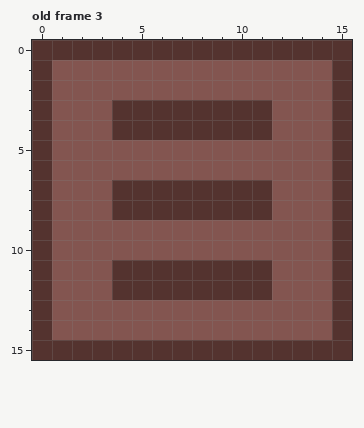
Pixel-art file: public/sheet.aseprite. The picture above is the old version.
16x16 pixels, 7 frames. Shown: old frame 3. The commit also changed other frames, which this record leaves out.
Now the later version:
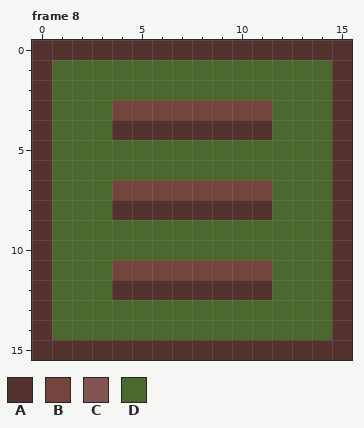
Palette (. is transparent): A #54332f  B #76443e  C #835550  D #4b692f
A new or re-ordered frame is compared with the old frame closest to it.
From old to new:
frames 7 -> 8
--- frame 8 is new; against old frame 3
@@ x 0..15 @@
  0 AAAAAAAAAAAAAAAA
- 1 ACCCCCCCCCCCCCCA
- 2 ACCCCCCCCCCCCCCA
- 3 ACCCAAAAAAAACCCA
- 4 ACCCAAAAAAAACCCA
- 5 ACCCCCCCCCCCCCCA
- 6 ACCCCCCCCCCCCCCA
- 7 ACCCAAAAAAAACCCA
- 8 ACCCAAAAAAAACCCA
- 9 ACCCCCCCCCCCCCCA
-10 ACCCCCCCCCCCCCCA
-11 ACCCAAAAAAAACCCA
-12 ACCCAAAAAAAACCCA
-13 ACCCCCCCCCCCCCCA
-14 ACCCCCCCCCCCCCCA
+ 1 ADDDDDDDDDDDDDDA
+ 2 ADDDDDDDDDDDDDDA
+ 3 ADDDBBBBBBBBDDDA
+ 4 ADDDAAAAAAAADDDA
+ 5 ADDDDDDDDDDDDDDA
+ 6 ADDDDDDDDDDDDDDA
+ 7 ADDDBBBBBBBBDDDA
+ 8 ADDDAAAAAAAADDDA
+ 9 ADDDDDDDDDDDDDDA
+10 ADDDDDDDDDDDDDDA
+11 ADDDBBBBBBBBDDDA
+12 ADDDAAAAAAAADDDA
+13 ADDDDDDDDDDDDDDA
+14 ADDDDDDDDDDDDDDA
 15 AAAAAAAAAAAAAAAA
